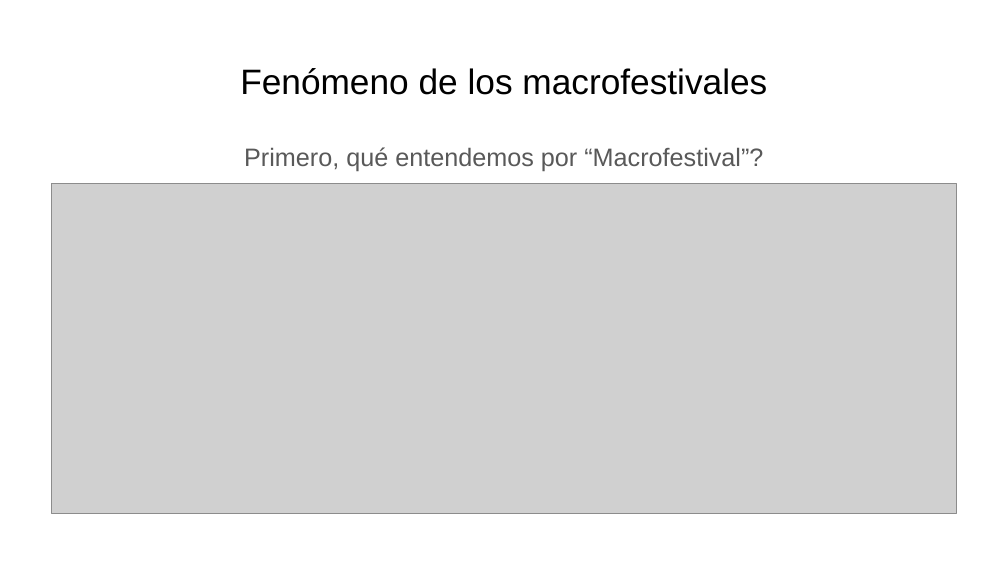
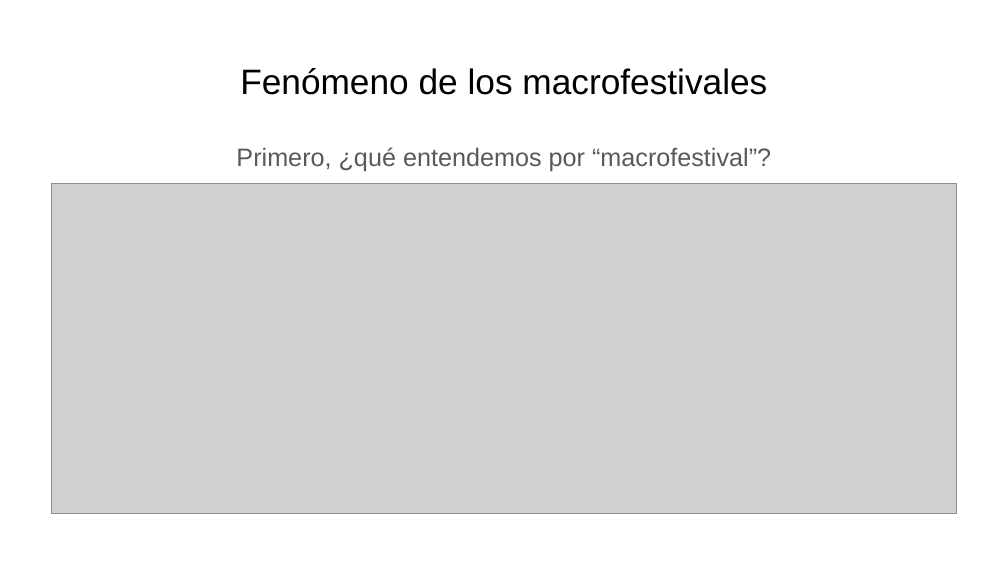
Before and after one commit to marosor/Festivales_Bcn, a slide deck: slide 20 of SRC/Presentacion_Como_cuanto_festivalea_Barcelona.pptx (slide 15 before the commit). Drawn at 1008x567 pixels with LibreOffice and Linux fonts; fonts in the diff are those of the drawing; grey boxes stand for pictures. Boxes give left, top, right and bottom in pixels: in the first picture for what was removed or moved away, otherwise in the second. Text is boxed around its words. In the diff, an @@ line names an element or a change of style, - is before the commit and + after.

```diff
--- a/SRC/Presentacion_Como_cuanto_festivalea_Barcelona.pptx
+++ b/SRC/Presentacion_Como_cuanto_festivalea_Barcelona.pptx
@@ text at box(236, 147, 771, 171): text changed @@
-Primero, qué entendemos por “Macrofestival”?
+Primero, ¿qué entendemos por “macrofestival”?
```
Also in this commit, not shown: 12 other slides changed, 6 slides added.
